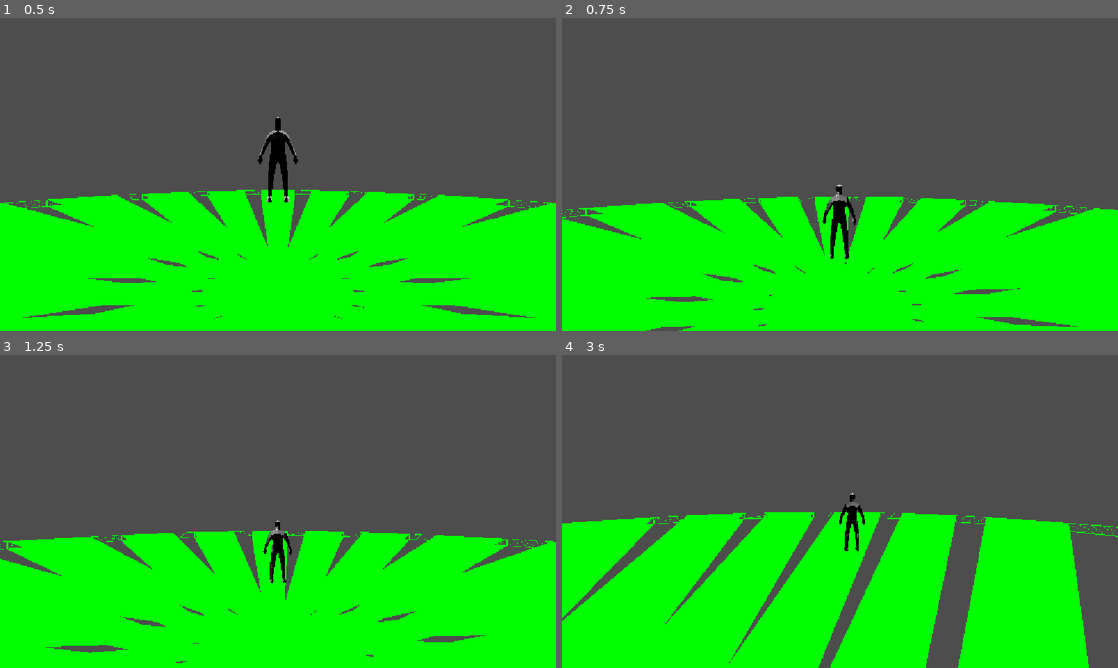
Above: before the commit, frames 1-4 (two rows, left to right).
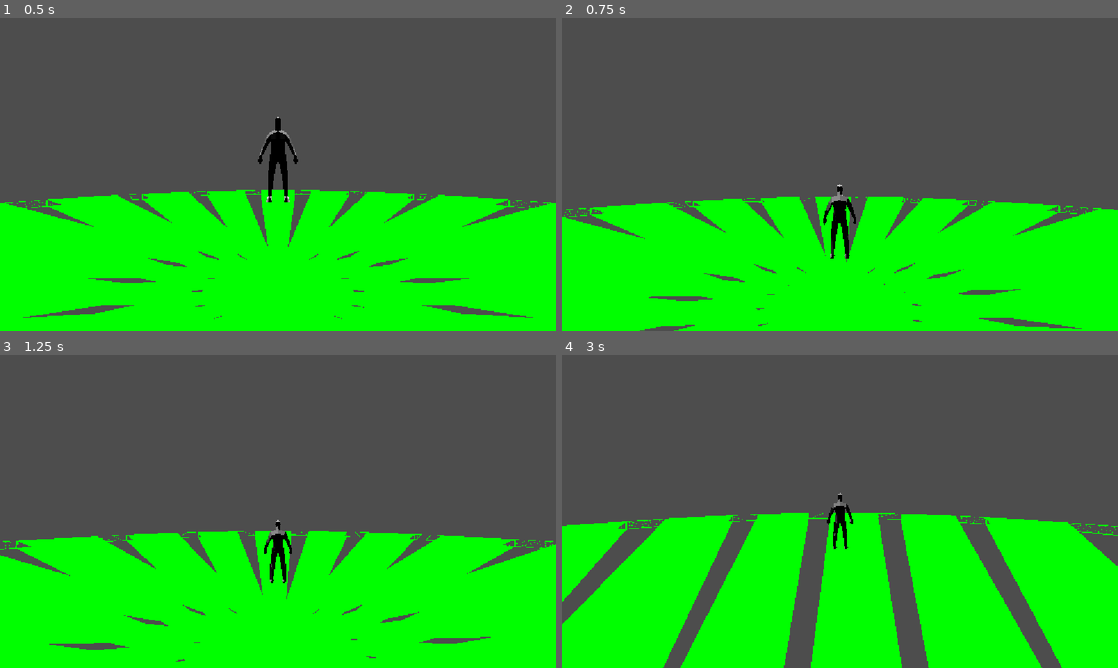
Above: after the commit, the same moments.

Repository: XMNNguyen/Soulslike_Roguelike
Game: Godot game, scene res://Scenes/main.tscn
Two runs of this game, one before a commit and one after it. Both use one fixed random seed, a clock stepped at 60 frames per second and the inputs below.
Inputs (mouse positions are in pixels of both pictures, inside the frame that each line leads up to):
- Up to frame 1 (0.5 s): no input
- Up to frame 2 (0.75 s): move the mouse to (867, 174) at 0.52 s; hold W (forward) from 0.53 s (still down); tap Space (dodge) at 0.6 s
- Up to frame 3 (1.25 s): keep holding W (forward)
- Up to frame 4 (3 s): keep holding W (forward); move the mouse to (812, 511) at 1.27 s; tap Space (dodge) at 1.35, 2.1, 2.85 s; move the mouse to (851, 505) at 2.02 s; move the mouse to (834, 517) at 2.77 s

Frame 1 is identical in both runs. In frame 2, 1.3% of the frame differs, in the area x 0-97%, y 54-100%; in frame 3, 2.3%; in frame 4, 16%, in the area x 0-100%, y 44-100%.

Commit message:
remove input based update

Diff:
--- a/soulslike-roguelike/Scripts/Entities/Camera/user_camera.gd
+++ b/soulslike-roguelike/Scripts/Entities/Camera/user_camera.gd
@@ -10,8 +10,6 @@
 @export var tilt_limit : float = 70
 @export var update_weight : float = 0.03
 
-var orbit_weight : float = 0
-var forward_weight : float = 0
 
 # Called when the node enters the scene tree for the first time.
 func _ready() -> void:
@@ -23,31 +21,16 @@
 	if target == null:
 		return
 
-	# get input axis for orbit directions and forward movement directions and check them
-	var orbit := Input.get_axis("left", "right")
-	var forward := Input.get_axis("forward", "backward")
-
-	if orbit:
-		orbit_weight = update_weight
-	else:
-		orbit_weight = lerpf(orbit_weight, 0, update_weight)
-
 	# handle updating the camera
 	global_position = lerp(global_position, target.global_position, update_weight)
 
-	if orbit_weight:
-		var direction := target.global_position - spring_arm.global_position
-		direction.y = 0
+	var direction := camera.global_position - target.global_position
+	direction.y = 0.0
 
-		var target_yaw := atan2(direction.x, direction.z)
-		spring_arm.rotation.y = lerp_angle(spring_arm.rotation.y, target_yaw, orbit_weight)
+	var orbit := atan2(direction.x, direction.z)
+	spring_arm.rotation.y = orbit
 
-	if global_position == target.global_position:
-		forward_weight = 0
-		orbit_weight = 0
 
-	print("ORBIT WEIGHT: " + str(orbit_weight))
-	print("POSITION " + str(global_position) + "TARGET " + str(target.global_position))
 func _input(event: InputEvent) -> void:
 	if event is InputEventMouseMotion:
 		spring_arm.rotation.x -= event.relative.y * sensitivity
